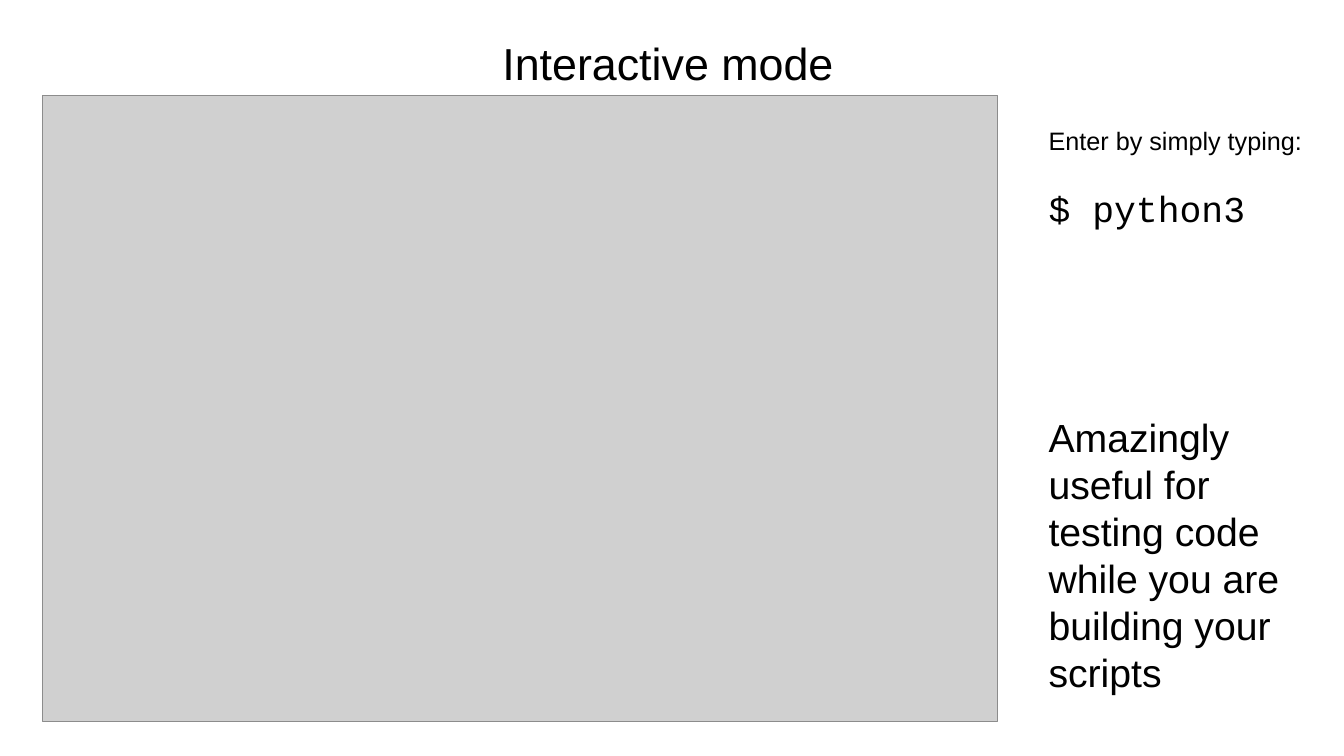
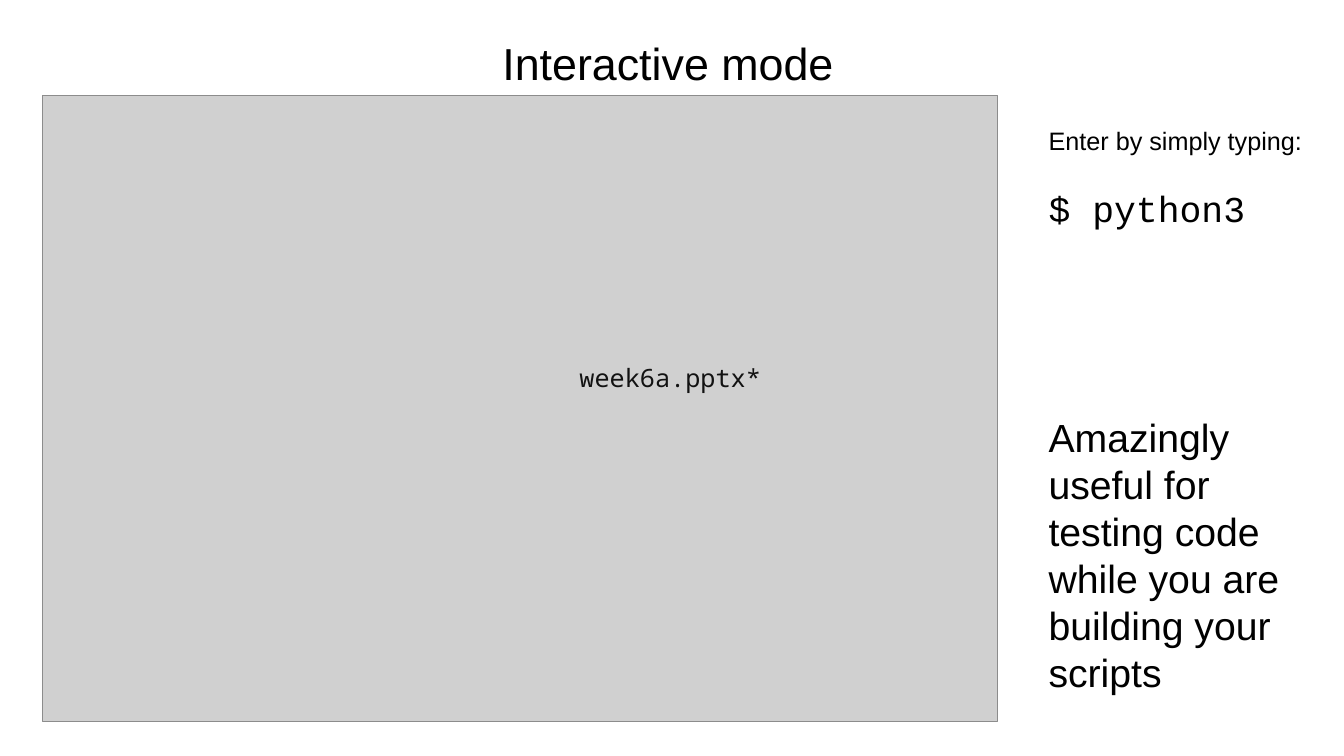
Before and after one commit to tparchman/F21_BIOL792_coursepage, a slide deck: slide 3 of week6_pythonI/week6_python.pptx. Drawn at 1344x756 pixels with LibreOffice and Linux fonts; fonts in the diff are those of the drawing; grey boxes stand for pictures. Boxes give left, top, right and bottom in pixels: in the first picture for what was removed or moved away, otherwise in the second. Text is boxed around its words. In the diff, an @@ line names an element or a change of style, - is before the commit and + after.

```diff
--- a/week6_pythonI/week6_python.pptx
+++ b/week6_pythonI/week6_python.pptx
@@ text added at (579, 368, 760, 393), 18 pt, text #121212 @@
+week6a.pptx*
```
Also in this commit, not shown: 2 other slides changed, 2 slides added, 1 other file.
